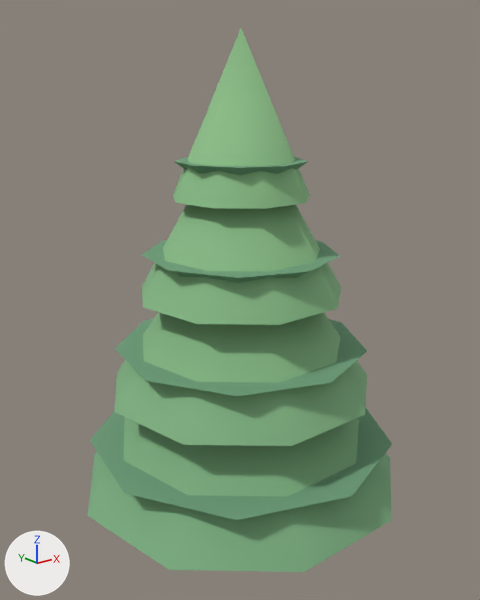
A saved change to the glTF model assets/models/env/tree_pine.glb.
Both versions are drawn from a camera (50 mm lens) standing at (-4.23, -5.27, 5.32) and looking at (0.06, 0.09, 3.18). Arrows for +X, +Y and +Z are at lower left; the lights stay in place. The older version comes first. Vertices at exactly the same position are counted once.

Objects in the first picture: 'TreePine'.
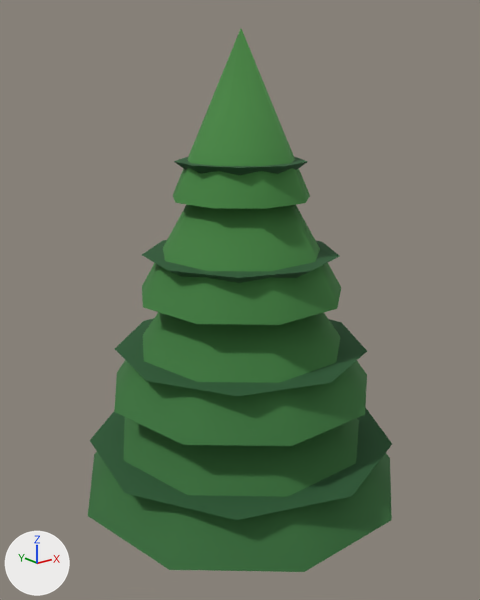
Location of each change, [x1, y1, x2, y2] in pixels of the pictures (480 x 600 px):
part 1 of me_treepine, recoloured: [90, 157, 392, 520] in both
part 2 of me_treepine, recoloured (green to dark green): [88, 29, 392, 572] in both

The edits, one by one:
me_treepine has 94 vertices, 152 faces and spans x -1.77..1.77, y -1.69..1.8, z 0.0..5.9.
me_treepine is used by ob_treepine; location (0.0, 0.0, 0.0).
me_treepine part 1: 71 faces centred in x -1.39..1.22, y -1.43..1.33, z 1.15..4.67 are repainted in the vertex colours; the middle colour goes from green #71a27d to dark green #2a5c34.
me_treepine part 2: 57 faces centred in x -1.21..1.11, y -1.15..1.06, z 1.92..4.83 are repainted in the vertex colours; the middle colour goes from green #86b885 to dark green #3d7b3c.
